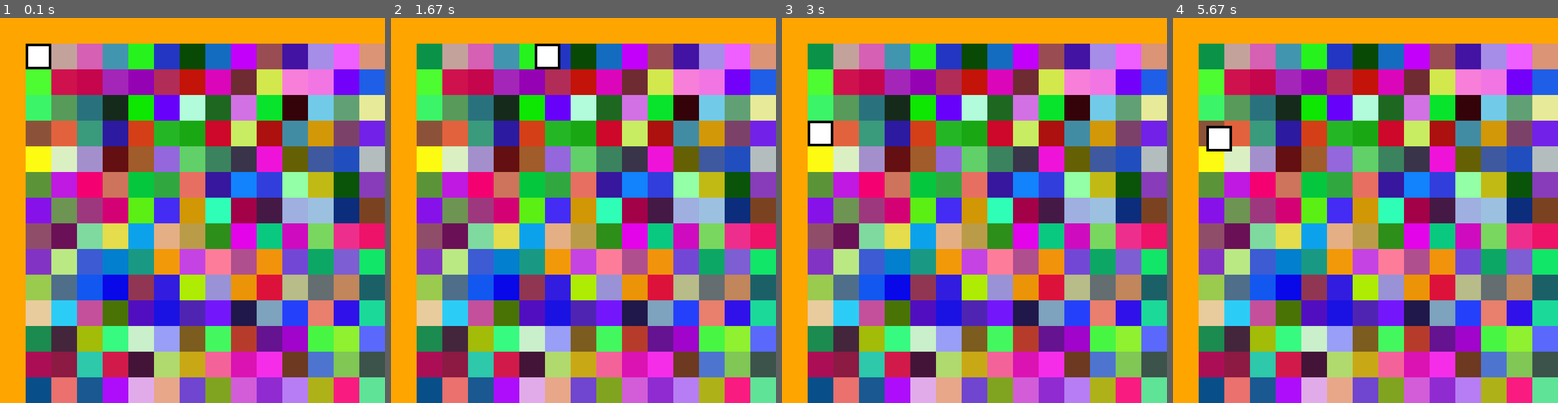
Above: before the commit, frames 1-4 (left to right).
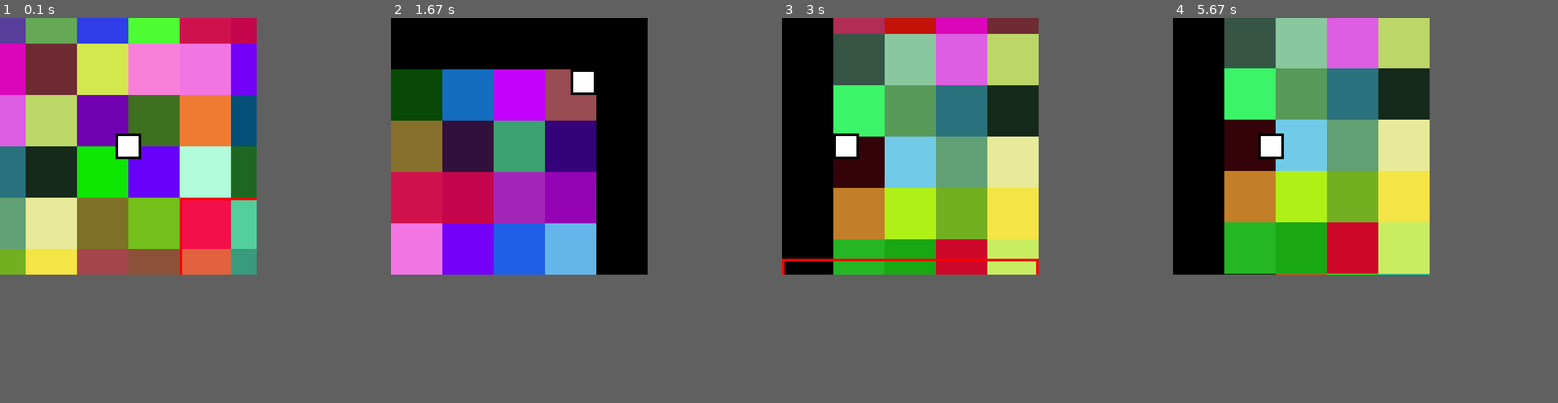
Above: after the commit, the same moments.

Repository: ZaChuChu/Pygame-Games
Game: pygame game, started from TileMap/main.py
The game is run twice, just before and just after one commit, with the same random seed, the same clock (stepped at 60 frames per second) and the same inputs.
Inputs:
- Up to frame 1 (0.1 s): no input
- Up to frame 2 (1.67 s): hold Right 0.33-0.8 s; hold Up 1.17-1.63 s
- Up to frame 3 (3 s): hold Left 1.67-2.2 s; hold Down 2.23-2.53 s; tap D at 2.57 s; hold Left from 2.9 s (still down)
- Up to frame 4 (5.67 s): release Left at 3.3 s; hold Up 3.33-3.7 s; hold Up 3.73-4.37 s; hold Down 4.4-4.77 s; tap W at 4.8 s; hold Right from 5.63 s (still down)
In our replay, the window is 750x750 before the commit and 500x500 after it. These sizes can differ from the game's own. Grey fills any space a smaller window leaves; there, only what the larger window draws over its background counts as a difference.

The runs differ from the first frame. In frame 1, 95% of the frame differs, in the area x 0-100%, y 0-100%; in frame 2, 95%; in frame 3, 95%; in frame 4, 95%.

Commit message:
Added outline to test size of box, fixed related sizing bug

Diff:
--- a/TileMap/main.py
+++ b/TileMap/main.py
@@ -7,14 +7,14 @@
 
 def main():
 
-    cellWidth = 50
+    cellWidth = 100
     cellHeight = cellWidth
-    rows = 25
-    cols = 25
+    rows = 10
+    cols = 10
     xMargin = cellWidth
     yMargin = cellHeight
 
-    screenWidth = 750
+    screenWidth = 500
     screenHeight = screenWidth
     tilesObj = Tiles(rows, cols, cellWidth, cellHeight, xMargin, yMargin, screenWidth, screenHeight)
 
@@ -26,14 +26,11 @@
     playerHeight = 50
     playerWidth = playerHeight
     playerColor = "White"
-    playerSpeed = 5
+    playerSpeed = cellHeight // 3
     playerMaxX = cols * cellWidth
     playerMaxY = rows * cellHeight
     playerStartX = (playerMaxX - playerWidth) // 2
     playerStartY = (playerMaxY - playerHeight) // 2
-    playerStartX = 0
-    playerStartY = 0
-
 
     player = Player(playerStartX, playerStartY, playerWidth, playerHeight, screenWidth, xMargin, playerMaxX, screenHeight, yMargin, playerMaxY, playerColor)
 
@@ -68,11 +65,11 @@
                 tilesObj.setTiles(*player.absoluteScreenEdges())
 
             screen.fill("orange")
-            # draw.rect(screen, "Black", Rect(0, 0, screenWidth, screenHeight), 50)
+            draw.rect(screen, "Black", Rect(0, 0, screenWidth, screenHeight), xMargin)
             tilesObj.draw(screen)
             player.draw(screen)
             pygame.display.flip()
-            clock.tick(100)
+            clock.tick(60)
 
         else:
             textSurface = pygame.font.Font(size = 80).render("Game Over", True, "Dark Red")
--- a/TileMap/player.py
+++ b/TileMap/player.py
@@ -55,7 +55,7 @@
         else:
             self.rect.x = self.centerScreenX
             self.screenLeft = self.relativeX - self.centerScreenX + self.xOffset
-            self.screenRight = self.screenLeft + self.screenWidth + self.xOffset
+            self.screenRight = self.screenLeft + self.screenWidth
 
 
 
@@ -73,7 +73,7 @@
         else:
             self.rect.y = self.centerScreenY
             self.screenTop = self.relativeY - self.centerScreenY + self.yOffset
-            self.screenBottom = self.screenTop + self.screenHeight + self.yOffset
+            self.screenBottom = self.screenTop + self.screenHeight
 
     def absoluteScreenEdges(self):
         return [self.screenLeft, self.screenTop, self.screenRight, self.screenBottom]
--- a/TileMap/tiles.py
+++ b/TileMap/tiles.py
@@ -21,8 +21,13 @@
         self.prevRowEnd = 0
         self.prevColStart = 0
         self.prevColEnd = 0
+        self.outLine = Rect(0,0,0,0)
 
     def setTiles(self, screenLeft, screenTop, screenRight, screenBottom):
+        self.outLine.x = screenLeft
+        self.outLine.y = screenTop
+        self.outLine.width = screenRight - screenLeft
+        self.outLine.height = screenBottom - screenTop
         tilesColStart = max((screenLeft - self.xOffset) // self.cellWidth, 0)
         tilesColEnd = min((screenRight - self.xOffset) // self.cellWidth, self.cols - 1)
 
@@ -50,3 +55,4 @@
             for tileObj in row:
                 if tileObj.display:
                     draw.rect(screen, tileObj.color, tileObj.rect)
+        draw.rect(screen, "red", self.outLine, 5)
